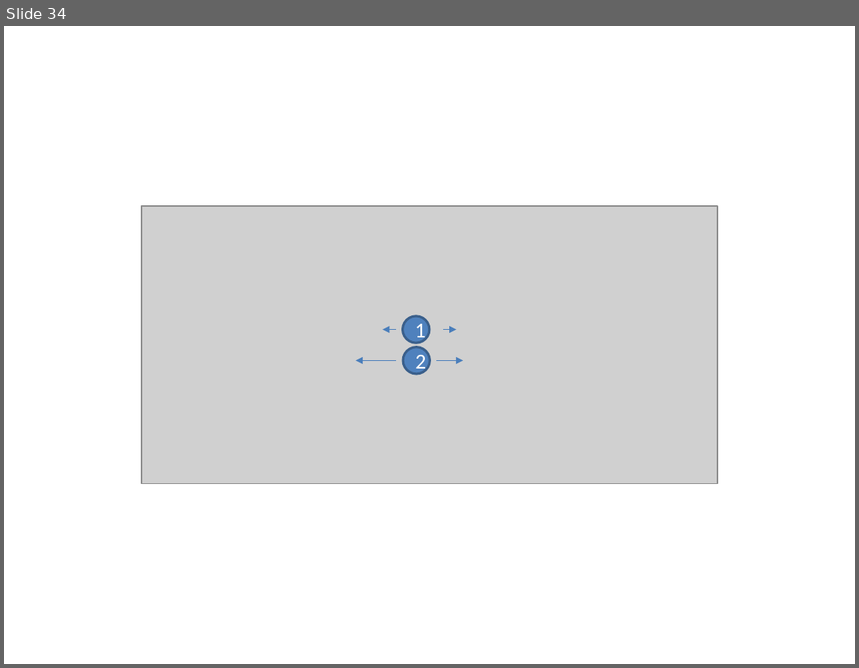
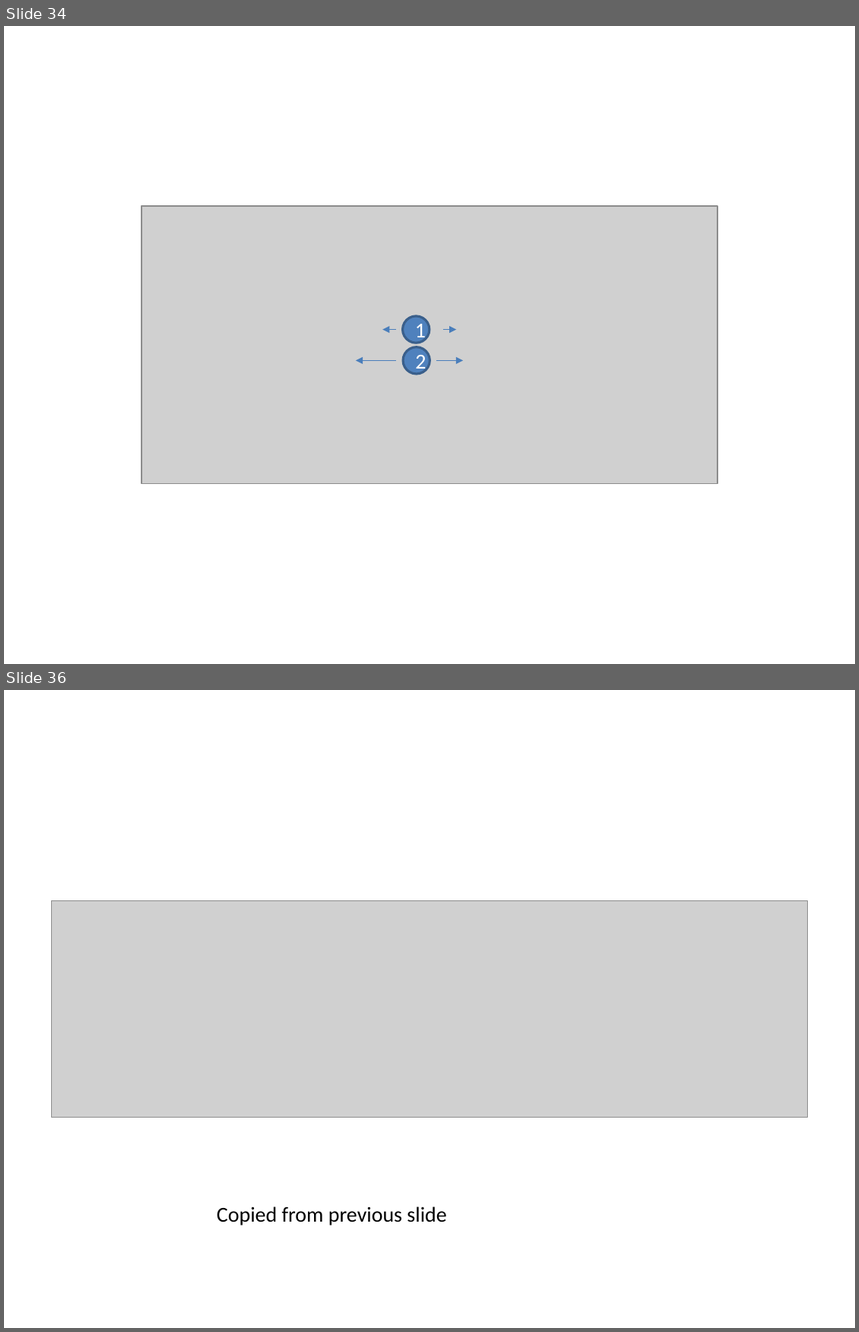
Before and after one commit to WordPressBugBounty/plugins-bbp-style-pack, a slide deck: bbp-style-pack/images/style.pptx. Shown one above the other, each under a label of ours: slide 34 before the commit, slides 34 and 36 after it; the slides between them are not shown. The pictures are 859x668 and 859x1332 pixels, drawn with LibreOffice and Linux fonts; fonts in the diff are those of the drawing; grey boxes stand for pictures; background and template pictures are left out. Boxes give left, top, right and bottom in pixels: in the first picture for what was removed or moved away, otherwise in the second. Text is boxed around its words. In the diff, an @@ line names an element or a change of style, - is before the commit and + after.

```diff
--- a/bbp-style-pack/images/style.pptx
+++ b/bbp-style-pack/images/style.pptx
@@ slide 36 added at [4,690,855,1328], background #FFFFFF @@
@@ picture added at [52,901,807,1117] @@
@@ text added at [217,1207,446,1226], 18 pt, text #000000 @@
+Copied from previous slide
```
Also in this commit, not shown: 1 slide changed, 2 other slides added, 2 slides removed, 11 other files.
